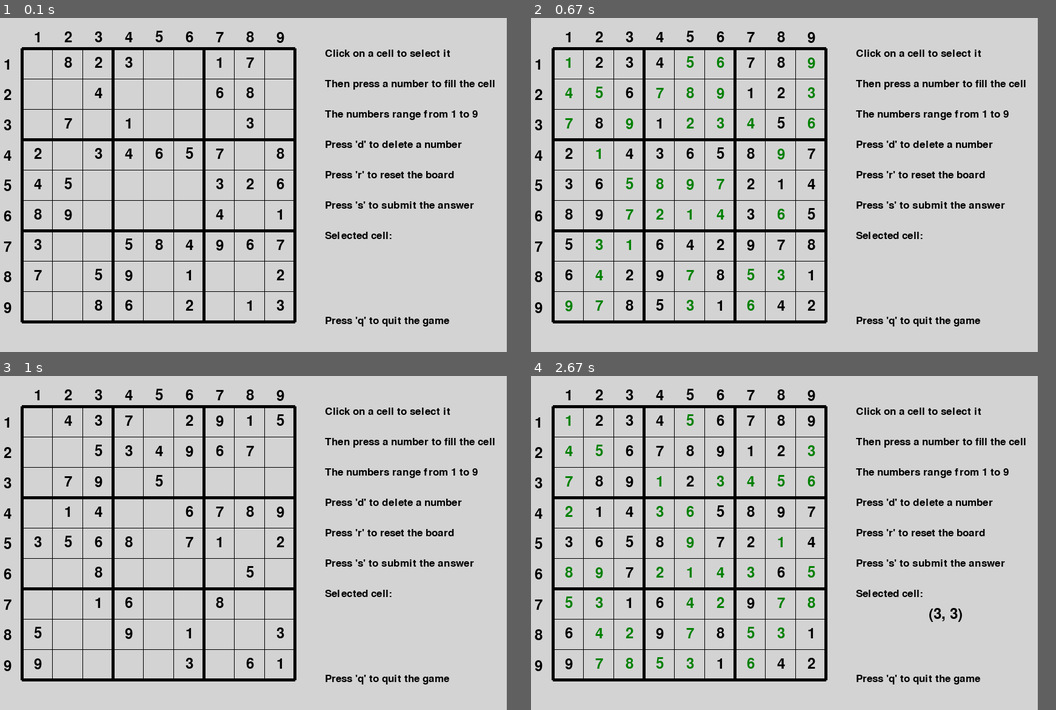
Above: before the commit, frames 1-4 (two rows, left to right).
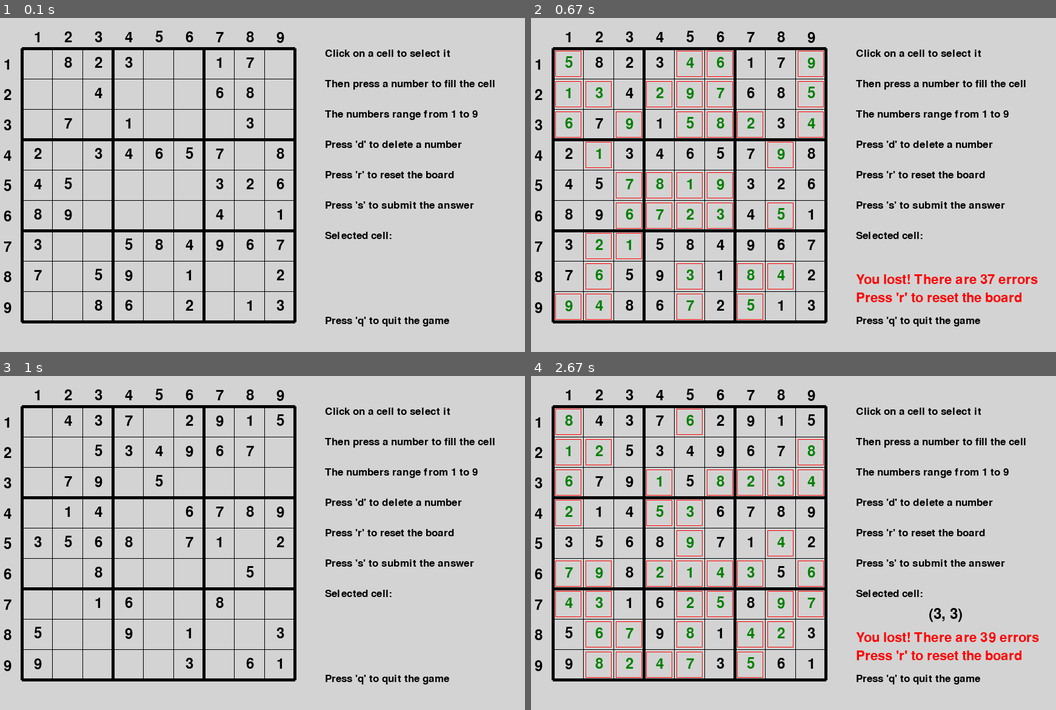
Above: after the commit, the same moments.

Repository: Juhasen/PyGame-Sudoku
Game: pygame game, started from game.py
Two runs of this game, one before a commit and one after it. Both use one fixed random seed, a clock stepped at 60 frames per second and the inputs below.
Inputs (mouse positions are in pixels of both pictures, inside the frame that each line leads up to):
- Up to frame 1 (0.1 s): no input
- Up to frame 2 (0.67 s): tap S at 0.33 s
- Up to frame 3 (1 s): hold R from 0.67 s (still down)
- Up to frame 4 (2.67 s): release R at 1.13 s; click (625, 492) at 1.22 s; tap S at 2.5 s
In our replay, the window is 850x550 before the commit and 880x550 after it. These sizes can differ from the game's own. Grey fills any space a smaller window leaves; there, only what the larger window draws over its background counts as a difference.

The runs differ from the first frame. In frame 1, only the window size differs. In frame 2, 3.9% of the frame differs, in the area x 4-97%, y 9-91%; in frame 3, only the window size differs; in frame 4, 3.9%.

Commit message:
Fixed solving the board and updated the WIN state

Diff:
--- a/game.py
+++ b/game.py
@@ -1,11 +1,11 @@
 import pygame
 import sys
 
-from render import draw_board, draw_numbers, generate_numbers, draw_description, clear_screen
+from render import draw_board, draw_numbers, generate_numbers, draw_description, clear_screen, draw_win
 from mouse_action import handle_click
 from validate import solve_sudoku
 
-WIDTH = 850
+WIDTH = 880
 HEIGHT = 550
 
 if __name__ == "__main__":
@@ -30,28 +30,41 @@
     draw_description(screen)
     pos = []
     row, col = 0, 0
+    board_solved = False
 
     while running:
         for event in pygame.event.get():
+            if event.type == pygame.QUIT or (event.type == pygame.KEYDOWN and event.key == pygame.K_q):
+                running = False
             if event.type == pygame.KEYDOWN:
                 if event.key == pygame.K_r:
                     clear_screen(screen)
                     board = generate_numbers(generated_cells)
+                    board_solved = False
                     break
-                elif event.key == pygame.K_s:
+                elif event.key == pygame.K_s and not board_solved:
+                    old_board = [row[:] for row in board]
                     for i in range(9):
                         for j in range(9):
-                            if (i, j) not in generated_cells:
+                            if (i, j) in generated_cells:
                                 board[i][j] = 0
                     solve_sudoku(board)
+                    how_many_errors = 0
+                    wrong_cells = []
+                    for i in range(9):
+                        for j in range(9):
+                            if old_board[i][j] != board[i][j]:
+                                wrong_cells.append((i, j))
+                                how_many_errors += 1
+                    draw_win(screen, how_many_errors, wrong_cells)
+                    board_solved = True
                     break
-            if event.type == pygame.MOUSEBUTTONDOWN:
+
+            if event.type == pygame.MOUSEBUTTONDOWN and not board_solved:
                 pos = handle_click(screen, board)
                 if pos:
                     row, col = pos
-            if event.type == pygame.QUIT or (event.type == pygame.KEYDOWN and event.key == pygame.K_q):
-                running = False
-            elif event.type == pygame.KEYDOWN and pos and pos in generated_cells:
+            elif event.type == pygame.KEYDOWN and pos and pos in generated_cells and not board_solved:
                 if event.key == pygame.K_1:
                     board[row][col] = 1
                 elif event.key == pygame.K_2:
